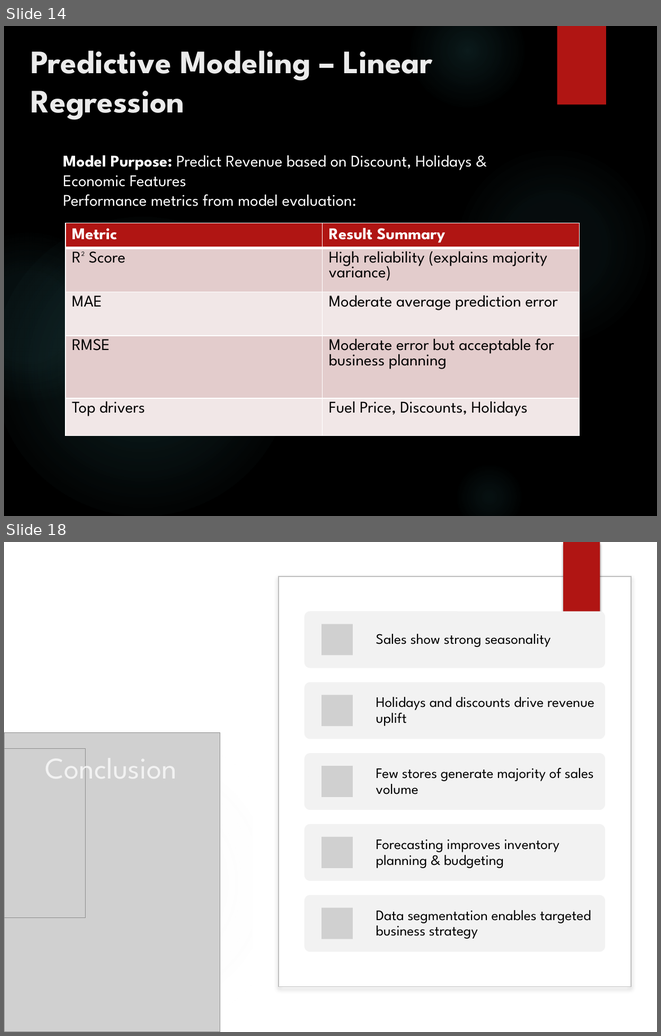
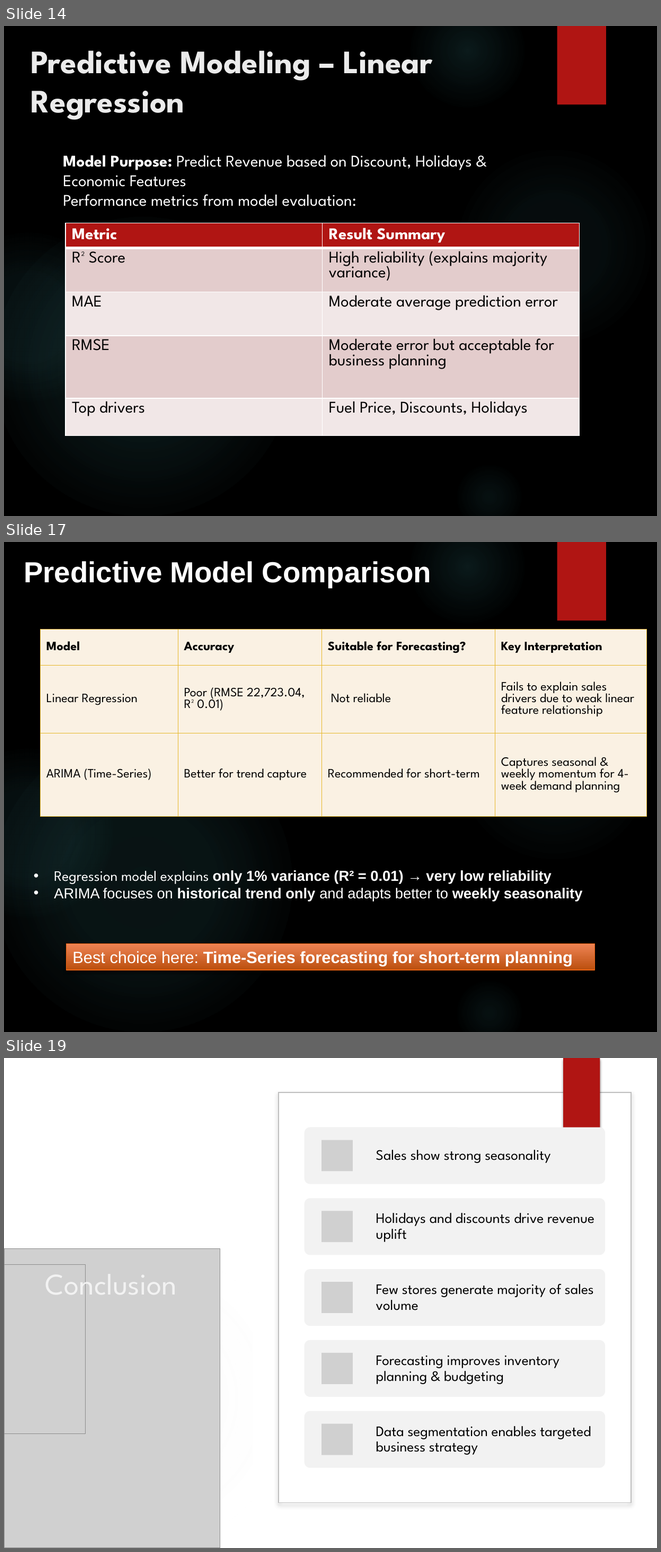
Before and after one commit to anushree-diwan123/WalmartSalesDataAnalysisAndPrediction, a slide deck: Capstone_Report.pptx. Shown one above the other, each under a label of ours: slides 14 and 18 before the commit, slides 14, 17 and 19 after it; the slides between them are not shown. The pictures are 661x1036 and 661x1552 pixels, drawn with LibreOffice and Linux fonts; fonts in the diff are those of the drawing; grey boxes stand for pictures; background and template pictures are left out. Boxes give left, top, right and bottom in pixels: in the first picture for what was removed or moved away, otherwise in the second. Text is boxed around its words. In the diff, an @@ line names an element or a change of style, - is before the commit and + after.

```diff
--- a/Capstone_Report.pptx
+++ b/Capstone_Report.pptx
@@ slide 17 added at <box>4,542,657,1032</box>, background picture (left out); not listed: 6 template elements that a slide beside it also shows @@
@@ text added at <box>24,561,431,588</box>, 32 pt, text #FFFFFF, bold @@
+Predictive Model Comparison
@@ table added at <box>41,629,646,816</box>, 3 rows, 4 columns @@
+Model | Accuracy | Suitable for Forecasting? | Key Interpretation
+Linear Regression | Poor (RMSE 22,723.04, R² 0.01) | Not reliable | Fails to explain sales drivers due to weak linear feature relationship
+ARIMA (Time-Series) | Better for trend capture | Recommended for short-term | Captures seasonal & weekly momentum for 4-week demand planning
@@ text added at <box>54,870,583,901</box>, 16 pt, text #FFFFFF, bold @@
+• Regression model explains only 1% variance (R² = 0.01) → very low reliability
+• ARIMA focuses on historical trend only and adapts better to weekly seasonality
@@ rectangle added at <box>66,944,595,970</box>, fill gradient #EE8455 to #BC4F0E, outline #EA6312 0.75 pt, 18 pt, text #FFFFFF, bold @@
+Best choice here: Time-Series forecasting for short-term planning
@@ what was slide 18 is now slide 19 @@
```
Also in this commit, not shown: 5 slides changed, 1 other slide added, 2 other files.
